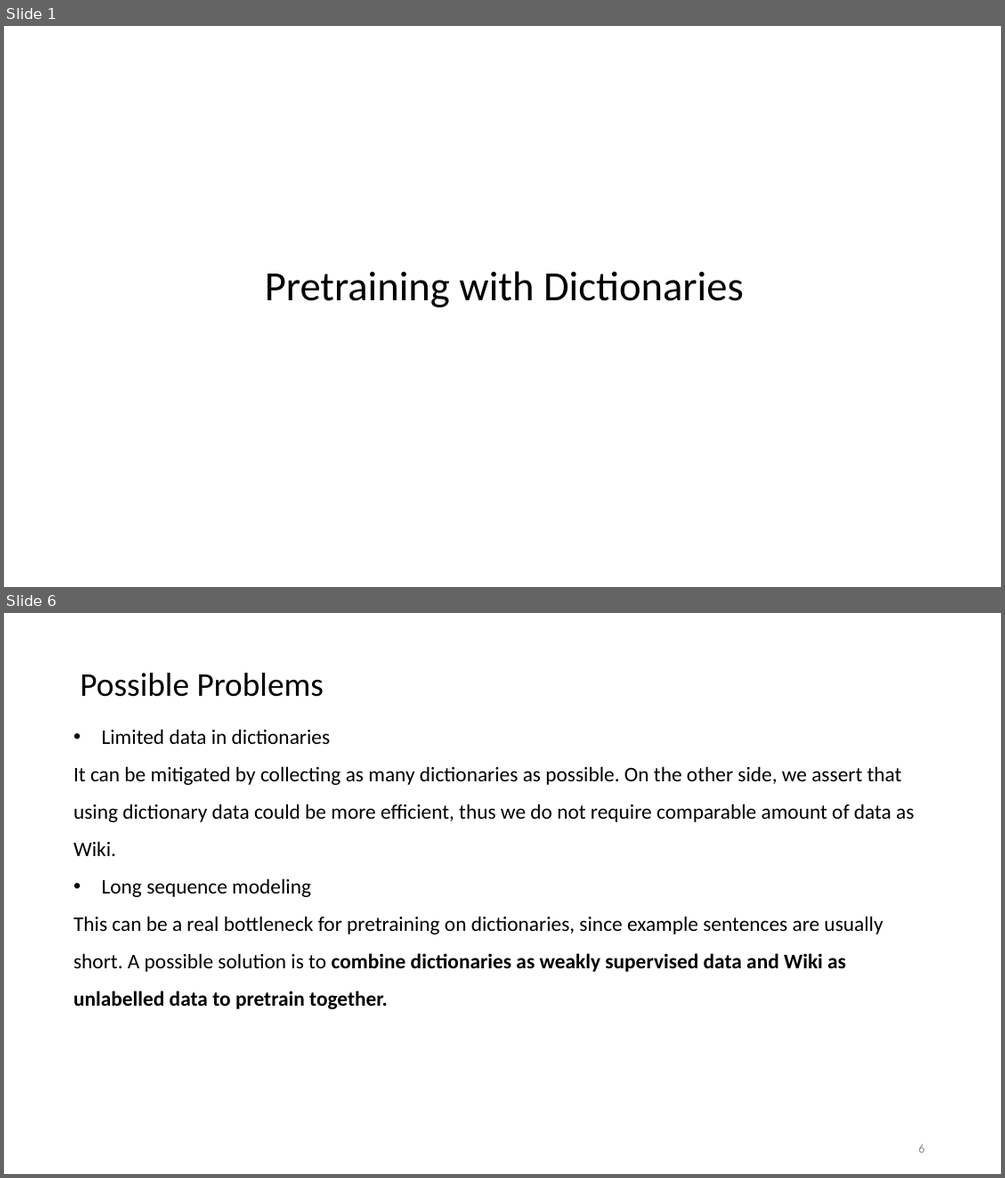
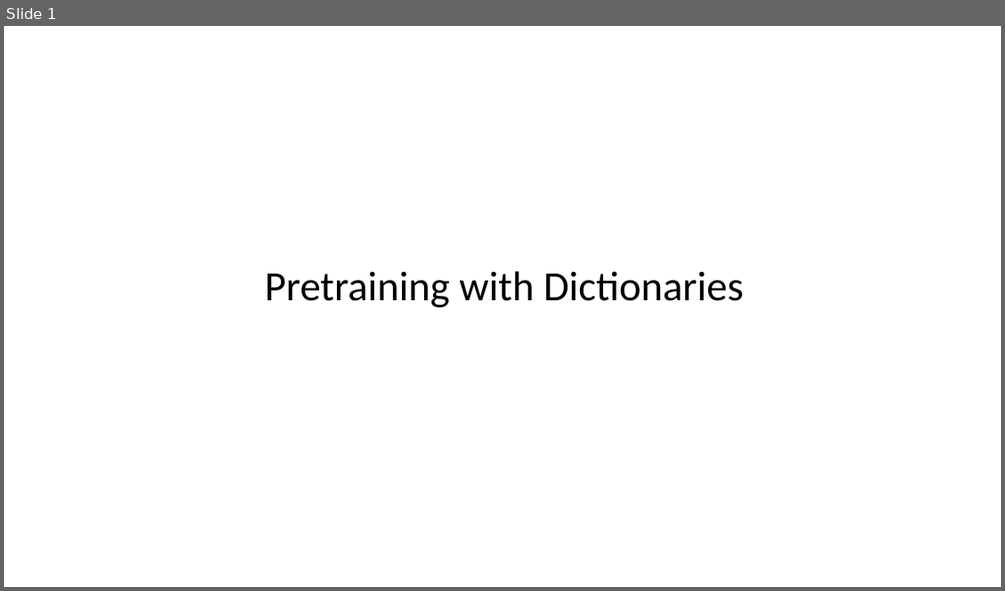
Before and after one commit to Drackyyy/Survey_slides, a slide deck: Pretraining with dictionaries.pptx. Shown one above the other, each under a label of ours: slides 1 and 6 before the commit, slide 1 after it; the slides between them are not shown. The pictures are 1005x1178 and 1005x591 pixels, drawn with LibreOffice and Linux fonts; fonts in the diff are those of the drawing. Boxes give left, top, right and bottom in pixels: in the first picture for what was removed or moved away, otherwise in the second. Text is boxed around its words. In the diff, an @@ line names an element or a change of style, - is before the commit and + after.

```diff
--- a/Pretraining with dictionaries.pptx
+++ b/Pretraining with dictionaries.pptx
@@ slide 6 removed at (4,613,1001,1174), background #FFFFFF @@
@@ title removed at (80,673,324,697) @@
-Possible Problems
@@ text removed at (73,729,914,1009) @@
-• Limited data in dictionaries
-It can be mitigated by collecting as many dictionaries as possible. On the other side, we assert that using dictionary data could be more efficient, thus we do not require comparable amount of data as Wiki.
-• Long sequence modeling
-This can be a real bottleneck for pretraining on dictionaries, since example sentences are usually short. A possible solution is to combine dictionaries as weakly supervised data and Wiki as unlabelled data to pretrain together.
@@ page number removed at (918,1144,924,1152) @@
-6
```
Also in this commit, not shown: 3 slides changed, 3 slides added, 1 other slide removed.
